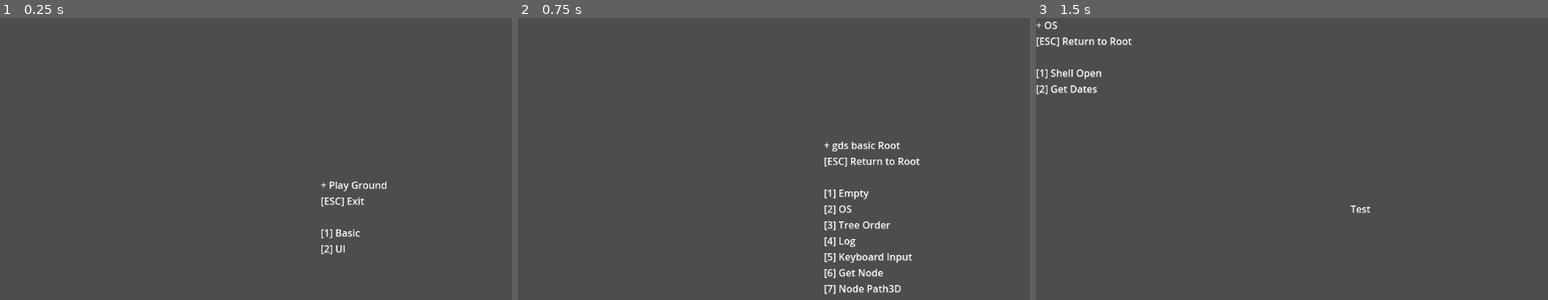
Above: before the commit, frames 1-3 (left to right).
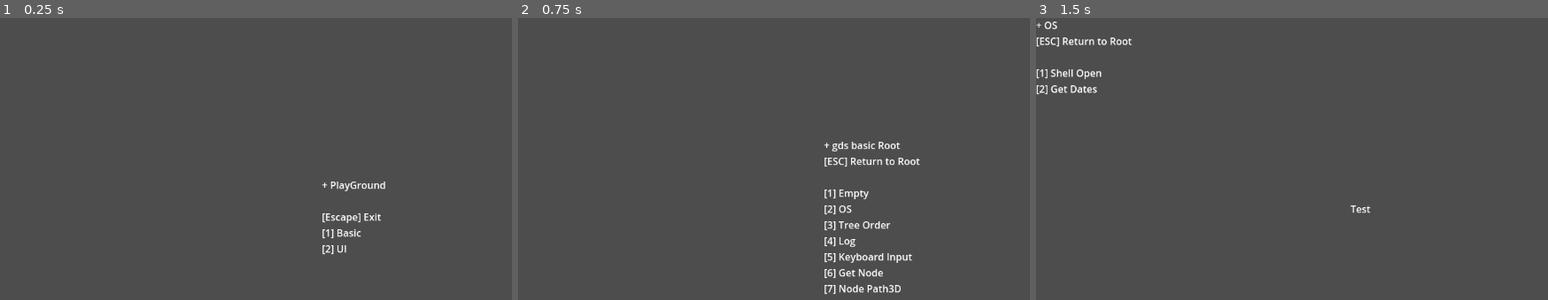
Above: after the commit, the same moments.

Repository: R2Road/godot_playground
Game: Godot game, scene res://PlayGround.tscn
The game is run twice, just before and just after one commit, with the same random seed, the same clock (stepped at 60 frames per second) and the same inputs.
Inputs:
- Up to frame 1 (0.25 s): no input
- Up to frame 2 (0.75 s): tap Enter at 0.5 s; hold D from 0.53 s (still down); tap 1 at 0.6 s
- Up to frame 3 (1.5 s): tap Space at 1.25 s; release D at 1.28 s; hold S from 1.28 s (still down); tap 2 at 1.35 s

The runs differ from the first frame. In frame 1, 0.8% of the frame differs, in the area x 62-76%, y 57-84%; in frame 2, nothing differs; in frame 3, nothing differs.

Commit message:
update script : NextSceneManager

Diff:
--- a/2d_ground/PlayGround.gd
+++ b/2d_ground/PlayGround.gd
@@ -15,15 +15,7 @@
 func _ready():
 	set_process_input( true ) # is not need : default on
 
-	var title_string = "" \
-			+ "+ Play Ground" \
-			+ "\n" \
-			+ "[ESC] Exit" \
-			+ "\n\n" \
-			+ "[1] Basic" \
-			+ "\n" \
-			+ "[2] UI" \
-			+ ""
+	var title_string = next_scene_manager.build_summary( "PlayGround" )
 
 	var summury_node = get_node( "Summury" )
 	summury_node.text = title_string
--- a/2d_ground/next_scene_manager.gd
+++ b/2d_ground/next_scene_manager.gd
@@ -17,6 +17,17 @@
 
 
 ############################   User   ############################
+func build_summary( current_scene_name : String )->String:
+	var ret : String
+
+	ret = "+ " + current_scene_name + "\n\n"
+
+	for i in container:
+		ret += ( "[" + OS.get_keycode_string( i.key ) + "] " + i.name + "\n" )
+
+	return ret
+
+
 func get_next_scene( keycode : Key )->String:
 	for i in container:
 		if i.key == keycode:
